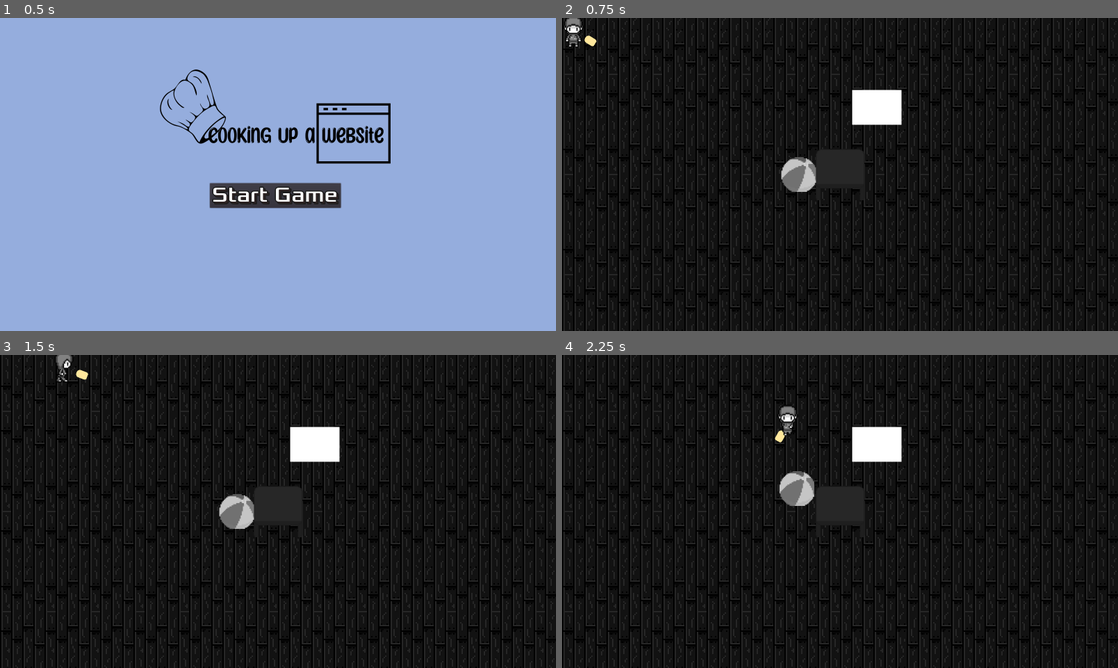
Above: before the commit, frames 1-4 (two rows, left to right).
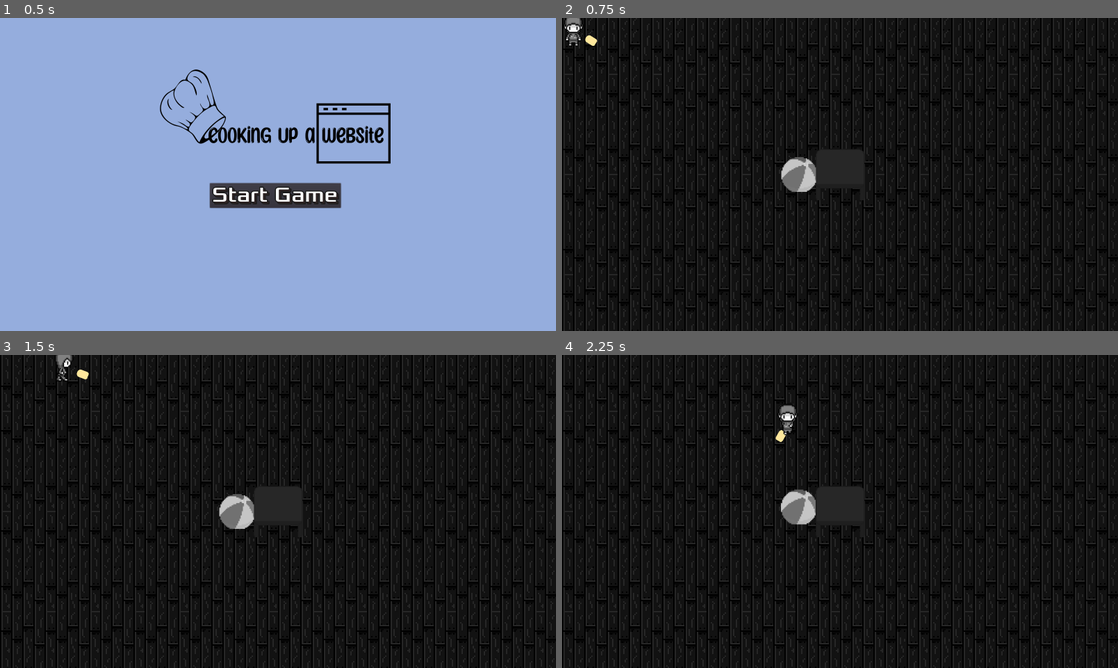
Above: after the commit, the same moments.

Repository: hhues/cook-up-a-website
Game: Godot game, scene res://HUD/TitleScreen.tscn
Two runs of this game, one before a commit and one after it. Both use one fixed random seed, a clock stepped at 60 frames per second and the inputs below.
Inputs (mouse positions are in pixels of both pictures, inside the frame that each line leads up to):
- Up to frame 1 (0.5 s): no input
- Up to frame 2 (0.75 s): click "Start Game" at 0.5 s
- Up to frame 3 (1.5 s): tap Enter at 1.25 s; move the mouse to (400, 495) at 1.27 s; press the mouse at (400, 495) at 1.28 s; hold D (player_right) from 1.28 s (still down)
- Up to frame 4 (2.25 s): move the mouse to (728, 527) at 2.02 s; release D (player_right) at 2.03 s; release the mouse at (728, 527) at 2.03 s; hold S (player_down) from 2.03 s (still down); right-click (728, 527) at 2.1 s

Frame 1 is identical in both runs. In frame 2, 1.2% of the frame differs, in the area x 0-62%, y 0-35%; in frame 3, 1.1%; in frame 4, 2.0%, in the area x 38-62%, y 15-55%.

Commit message:
added friction
yippie!

Diff:
--- a/Component/ComponentPhysicsMaterial.tres
+++ b/Component/ComponentPhysicsMaterial.tres
@@ -3,4 +3,4 @@
 [resource]
 friction = 0.85
 rough = true
-bounce = 0.5
+bounce = 0.3
--- a/Main.tscn
+++ b/Main.tscn
@@ -70,6 +70,8 @@
 [node name="Root" type="Node"]
 
 [node name="Player" parent="." instance=ExtResource( 2 )]
+position = Vector2( 5, 5 )
+shoot_power = 400
 
 [node name="BackGround" type="CanvasLayer" parent="."]
 layer = -1
@@ -99,8 +101,12 @@
 
 [node name="Component" parent="." groups=["components"] instance=ExtResource( 18 )]
 collision_mask = 7
+mass = 4.08
+linear_damp = 5.0
+angular_damp = 2.0
 
 [node name="TestBlock" type="RigidBody2D" parent="." groups=["components"]]
+visible = false
 position = Vector2( 906, 257 )
 collision_mask = 7
 mass = 4.08163
--- a/Player/Player.tscn
+++ b/Player/Player.tscn
@@ -58,11 +58,11 @@
 
 [node name="SoundEffectRealease" type="AudioStreamPlayer" parent="."]
 stream = ExtResource( 5 )
-volume_db = -23.0
+volume_db = -28.0
 
 [node name="SoundEffect" type="AudioStreamPlayer" parent="."]
 stream = ExtResource( 6 )
-volume_db = -20.0
+volume_db = -25.0
 
 [connection signal="body_entered" from="Range" to="." method="_on_Range_body_entered"]
 [connection signal="body_exited" from="Range" to="." method="_on_Range_body_exited"]
--- a/Station/Station.tscn
+++ b/Station/Station.tscn
@@ -7,16 +7,16 @@
 extents = Vector2( 69, 73.5 )
 
 [sub_resource type="RectangleShape2D" id=2]
-extents = Vector2( 1, 448.5 )
+extents = Vector2( 6.5, 448.5 )
 
 [sub_resource type="RectangleShape2D" id=3]
-extents = Vector2( 796.5, 1 )
+extents = Vector2( 796.5, 6.5 )
 
 [sub_resource type="RectangleShape2D" id=4]
-extents = Vector2( 797.75, 2.5 )
+extents = Vector2( 797.75, 10 )
 
 [sub_resource type="RectangleShape2D" id=5]
-extents = Vector2( 2, 444 )
+extents = Vector2( 9, 452.5 )
 
 [node name="Station" type="StaticBody2D"]
 position = Vector2( 800, 450 )
@@ -30,17 +30,17 @@
 texture = ExtResource( 2 )
 
 [node name="CollisionShape2D2" type="CollisionShape2D" parent="."]
-position = Vector2( -798, 2.5 )
+position = Vector2( -801.5, 2.5 )
 shape = SubResource( 2 )
 
 [node name="CollisionShape2D3" type="CollisionShape2D" parent="."]
-position = Vector2( 1, 447 )
+position = Vector2( 1, 447.5 )
 shape = SubResource( 3 )
 
 [node name="CollisionShape2D4" type="CollisionShape2D" parent="."]
-position = Vector2( -1.75, -448.5 )
+position = Vector2( -1.75, -457 )
 shape = SubResource( 4 )
 
 [node name="CollisionShape2D5" type="CollisionShape2D" parent="."]
-position = Vector2( 800, 4 )
+position = Vector2( 802, 0.5 )
 shape = SubResource( 5 )
